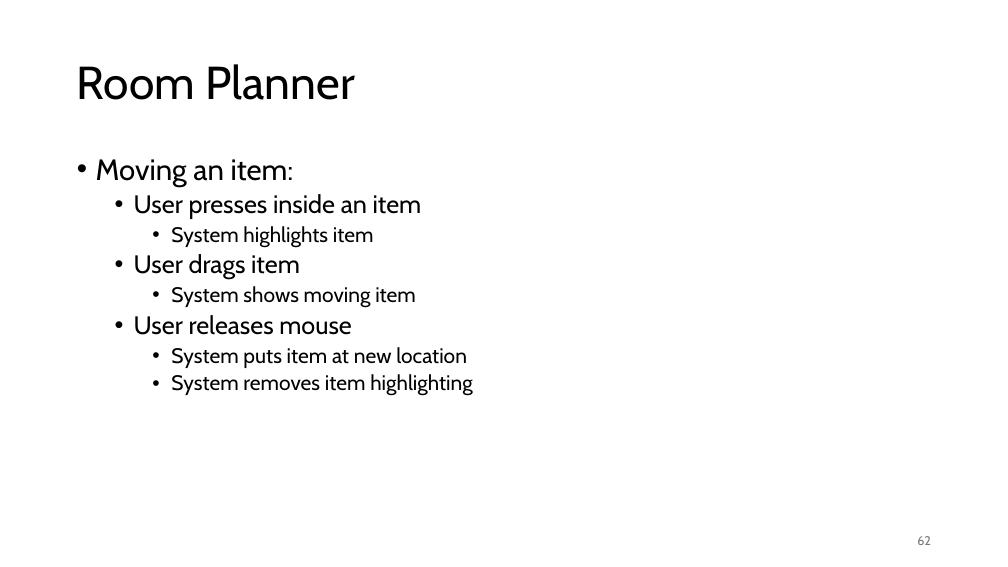
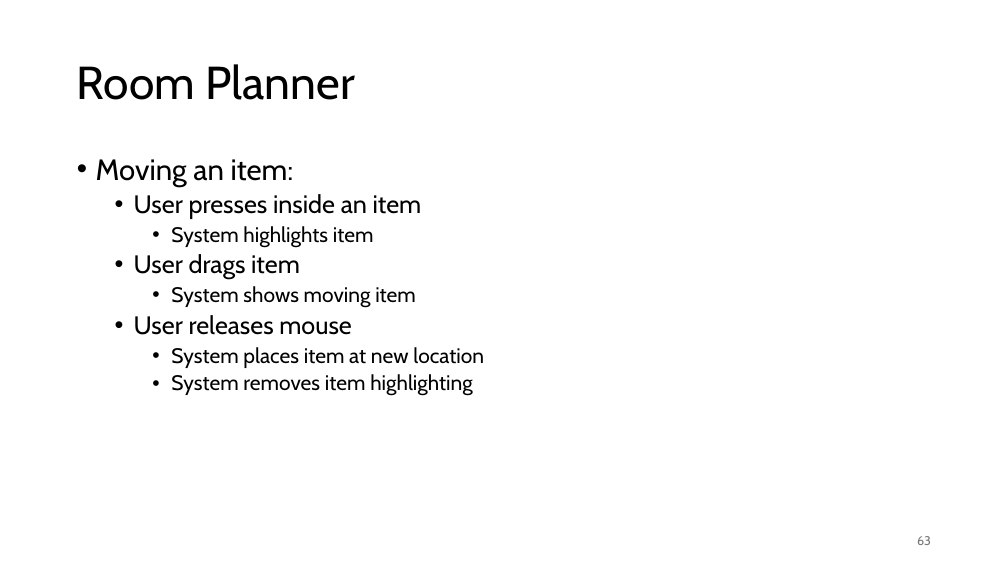
Before and after one commit to ualberta-cmput301/ualberta-cmput301.github.io, a slide deck: slide 63 of content/general/slides/2026 Revisions/03 Requirements.pptx (slide 62 before the commit). Drawn at 1008x567 pixels with LibreOffice and Linux fonts; fonts in the diff are those of the drawing. Boxes give left, top, right and bottom in pixels: in the first picture for what was removed or moved away, otherwise in the second. Text is boxed around its words. In the diff, an @@ line names an element or a change of style, - is before the commit and + after.

```diff
--- a/content/general/slides/2026 Revisions/03 Requirements.pptx
+++ b/content/general/slides/2026 Revisions/03 Requirements.pptx
@@ text at bbox=[171, 347, 484, 368]: text changed @@
-    • System puts item at new location
+    • System places item at new location
@@ page number at bbox=[917, 536, 931, 545]: text changed @@
-62
+63
```
Also in this commit, not shown: 10 other slides changed, 1 slide added, 1 other file.
